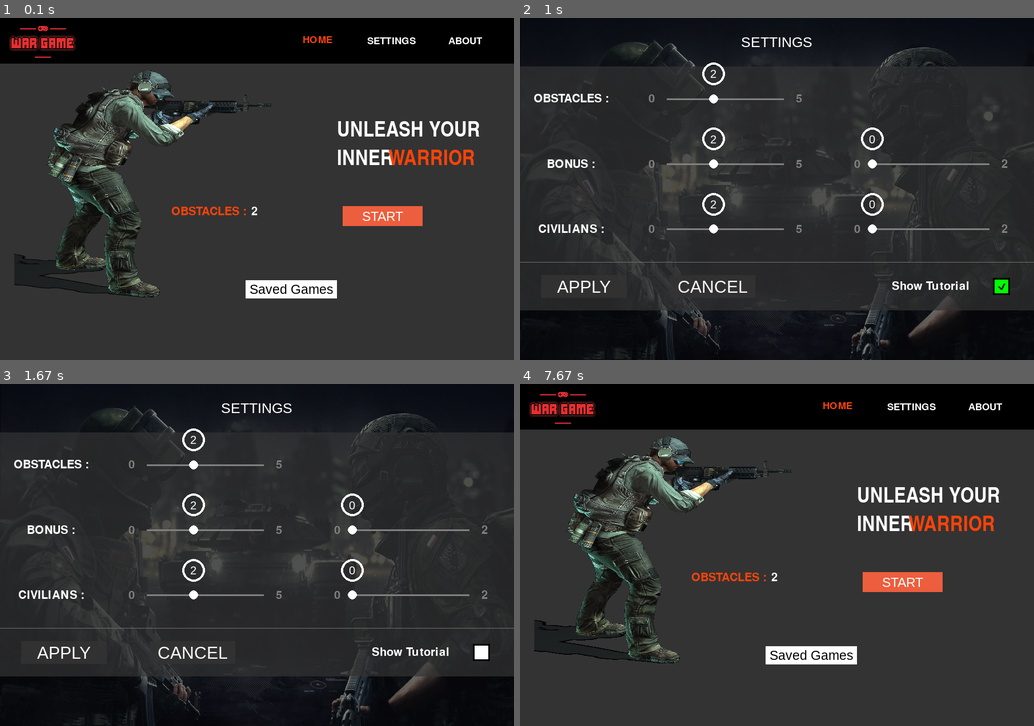
Above: before the commit, frames 1-4 (two rows, left to right).
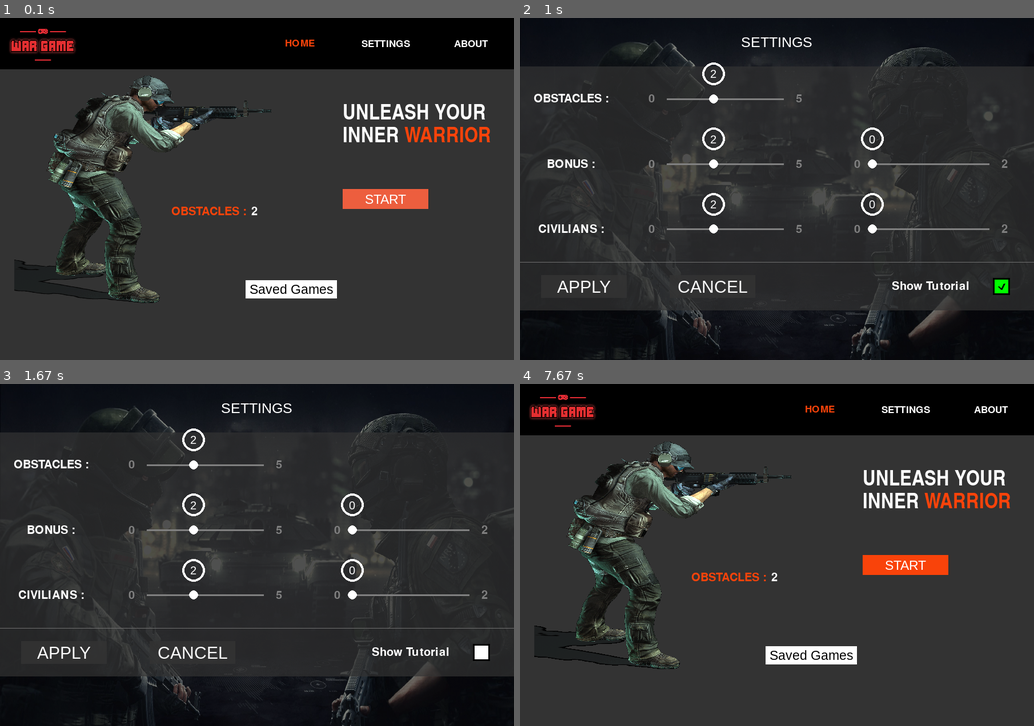
Above: after the commit, the same moments.

Repository: slowdivesun/war-game
Game: pygame game, started from war_game.py
Same seed, same stepped clock (60 frames per second), same inputs: the game is played once before the commit and once after it.
Inputs (mouse positions are in pixels of both pictures, inside the frame that each line leads up to):
- Up to frame 1 (0.1 s): no input
- Up to frame 2 (1 s): click "SETTINGS" at 0.88 s
- Up to frame 3 (1.67 s): click (483, 650) at 1.38 s
- Up to frame 4 (7.67 s): click (581, 650) at 1.72 s; press the mouse at (905, 411) at 2.53 s; move the mouse to (931, 527) at 2.63 s; release the mouse at (956, 643) at 2.77 s; press the mouse at (710, 650) at 2.87 s; move the mouse to (833, 637) at 2.97 s; release the mouse at (956, 623) at 3.1 s; press the mouse at (992, 411) at 3.2 s; move the mouse to (864, 544) at 3.3 s; release the mouse at (735, 681) at 3.43 s; press the mouse at (905, 411) at 3.53 s; move the mouse to (936, 445) at 3.63 s; release the mouse at (967, 479) at 3.77 s; press the mouse at (581, 650) at 3.87 s; move the mouse to (694, 650) at 3.97 s; release the mouse at (807, 650) at 4.1 s; press the mouse at (905, 411) at 4.53 s; move the mouse to (869, 496) at 4.63 s; release the mouse at (838, 585) at 4.77 s; press the mouse at (710, 650) at 4.87 s; move the mouse to (663, 555) at 4.97 s; release the mouse at (617, 459) at 5.1 s; press the mouse at (905, 411) at 5.87 s; move the mouse to (869, 544) at 5.97 s; release the mouse at (833, 681) at 6.1 s; press the mouse at (581, 650) at 6.2 s; move the mouse to (586, 664) at 6.3 s; release the mouse at (591, 674) at 6.43 s; press the mouse at (812, 654) at 7.53 s; move the mouse to (890, 555) at 7.63 s

The runs differ from the first frame. In frame 1, 13% of the frame differs, in the area x 0-100%, y 2-84%; in frame 2, nothing differs; in frame 3, nothing differs; in frame 4, 13%.

Commit message:
Fixed dimensions

Diff:
--- a/draw_functions.py
+++ b/draw_functions.py
@@ -1,3 +1,6 @@
+import pygame
+
+
 def draw_text(text, font, text_color, x, y, surf):
     img = font.render(text, True, text_color)
     surf.blit(img, (x, y))
@@ -11,3 +14,14 @@
 def draw_text_right_align(text, font, text_color, x, y, surf):
     img = font.render(text, True, text_color)
     surf.blit(img, (x - img.get_width(), y - img.get_height() / 2))
+
+
+def create_button_func(
+    x, y, w, h, font, text, surf, color=(0, 0, 0), back_col=(255, 255, 255)
+):
+    button = pygame.Rect(x, y, w, h)
+    pygame.draw.rect(surf, back_col, button)
+    button_text = font.render(text, True, color)
+    text_rect = button_text.get_rect(center=(x + (w / 2), y + (h / 2)))
+    surf.blit(button_text, text_rect)
+    return button
--- a/war_game.py
+++ b/war_game.py
@@ -1227,135 +1227,130 @@
 
 def new_main_menu():
     global checked
-    global slider_value
+
     pygame.display.set_caption("Main Page")
     background = pygame.Surface(DISPLAYSURF.get_size())
     background = background.convert()
     background.fill((0, 0, 0))
-    # Display The Background
     DISPLAYSURF.blit(background, (0, 0))
+
     home_img = pygame.image.load(get_full_path("soldier_home.png"))
     home_img = pygame.transform.scale(home_img, (450, 400))
     icon_img = pygame.image.load(get_full_path("icon.png"))
     icon_img = pygame.transform.scale(icon_img, (130, 80))
-    background1 = pygame.Surface((900, 520))
+    background1 = pygame.Surface((disp_width, 0.85 * disp_height))
     background1.fill("#333333")
-    while True:  # main game loop
+
+    upper_strip = disp_height * 0.15
+    topbar_btn_width = disp_width / 6
+
+    while True:
         DISPLAYSURF.blit(background, (0, 0))
-        DISPLAYSURF.blit(background1, (0, 80))
+        DISPLAYSURF.blit(background1, (0, 0.15 * disp_height))
         background1.blit(home_img, (25, 10))
-        DISPLAYSURF.blit(icon_img, (10, 0))
-        starts = create_button_new(
-            600,
-            330,
-            140,
+        DISPLAYSURF.blit(icon_img, (10, upper_strip / 2 - icon_img.get_height() / 2))
+        starts = create_button_func(
+            2 * disp_width / 3,
+            disp_height / 2,
+            topbar_btn_width,
             35,
             pygame.font.SysFont("Arial", 23),
             "START",
-            630,
-            335,
+            DISPLAYSURF,
             (255, 255, 255),
             "#ed5e3e",
         )
         if starts.collidepoint(pygame.mouse.get_pos()):
-            starts = create_button_new(
-                600,
-                330,
-                140,
+            starts = create_button_func(
+                2 * disp_width / 3,
+                disp_height / 2,
+                topbar_btn_width,
                 35,
                 pygame.font.SysFont("Arial", 23),
                 "START",
-                630,
-                335,
+                DISPLAYSURF,
                 (255, 255, 255),
                 "#f9430a",
             )
         else:
-            starts = create_button_new(
-                600,
-                330,
-                140,
+            starts = create_button_func(
+                2 * disp_width / 3,
+                disp_height / 2,
+                topbar_btn_width,
                 35,
                 pygame.font.SysFont("Arial", 23),
                 "START",
-                630,
-                335,
+                DISPLAYSURF,
                 (255, 255, 255),
                 "#ed5e3e",
             )
-        settings = create_button_new(
-            620,
+        settings = create_button_func(
+            disp_width / 2 + topbar_btn_width,
             0,
-            130,
-            80,
+            topbar_btn_width,
+            upper_strip,
             pygame.font.SysFont("BOLD", 25),
             "SETTINGS",
-            630,
-            30,
+            DISPLAYSURF,
             (255, 255, 255),
             (0, 0, 0),
         )
         if settings.collidepoint(pygame.mouse.get_pos()):
-            settings = create_button_new(
-                620,
+            settings = create_button_func(
+                disp_width / 2 + topbar_btn_width,
                 0,
-                130,
-                80,
+                topbar_btn_width,
+                upper_strip,
                 pygame.font.SysFont("BOLD", 25),
                 "SETTINGS",
-                630,
-                30,
+                DISPLAYSURF,
                 (255, 255, 255),
                 "#232023",
             )
         else:
-            settings = create_button_new(
-                620,
+            settings = create_button_func(
+                disp_width / 2 + topbar_btn_width,
                 0,
-                130,
-                80,
+                topbar_btn_width,
+                upper_strip,
                 pygame.font.SysFont("BOLD", 25),
                 "SETTINGS",
-                630,
-                30,
+                DISPLAYSURF,
                 (255, 255, 255),
                 (0, 0, 0),
             )
-        about = create_button_new(
-            750,
+        about = create_button_func(
+            disp_width / 2 + 2 * topbar_btn_width,
             0,
-            130,
-            80,
+            topbar_btn_width,
+            upper_strip,
             pygame.font.SysFont("BOLD", 25),
             "ABOUT",
-            780,
-            30,
+            DISPLAYSURF,
             (255, 255, 255),
             (0, 0, 0),
         )
         if about.collidepoint(pygame.mouse.get_pos()):
-            about = create_button_new(
-                750,
+            about = create_button_func(
+                disp_width / 2 + 2 * topbar_btn_width,
                 0,
-                130,
-                80,
+                topbar_btn_width,
+                upper_strip,
                 pygame.font.SysFont("BOLD", 25),
                 "ABOUT",
-                780,
-                30,
+                DISPLAYSURF,
                 (255, 255, 255),
                 "#232023",
             )
         else:
-            about = create_button_new(
-                750,
+            about = create_button_func(
+                disp_width / 2 + 2 * topbar_btn_width,
                 0,
-                130,
-                80,
+                topbar_btn_width,
+                upper_strip,
                 pygame.font.SysFont("BOLD", 25),
                 "ABOUT",
-                780,
-                30,
+                DISPLAYSURF,
                 (255, 255, 255),
                 (0, 0, 0),
             )
@@ -1364,31 +1359,39 @@
         )
 
         buttons = [starts, games, settings, about]
-        draw_text(
-            "HOME", pygame.font.SysFont("BOLD", 25), "#f9430a", 530, 30, DISPLAYSURF
+        draw_text_middle(
+            "HOME",
+            pygame.font.SysFont("BOLD", 25),
+            "#f9430a",
+            disp_width / 2 + topbar_btn_width / 2,
+            upper_strip / 2,
+            DISPLAYSURF,
         )
         draw_text(
             "UNLEASH YOUR",
             pygame.font.SysFont("impact", 35),
             (255, 255, 255),
-            590,
-            180,
+            2 * disp_width / 3,
+            disp_height / 4,
             DISPLAYSURF,
         )
         draw_text(
             "INNER",
             pygame.font.SysFont("impact", 35),
             (255, 255, 255),
-            590,
-            230,
+            2 * disp_width / 3,
+            disp_height / 4 + 40,
             DISPLAYSURF,
         )
         draw_text(
             "WARRIOR",
             pygame.font.SysFont("impact", 35),
             "#f9430a",
-            680,
-            230,
+            2 * disp_width / 3
+            + pygame.font.SysFont("impact", 35)
+            .render("INNER ", True, (255, 255, 255))
+            .get_width(),
+            disp_height / 4 + 40,
             DISPLAYSURF,
         )
         draw_text(
